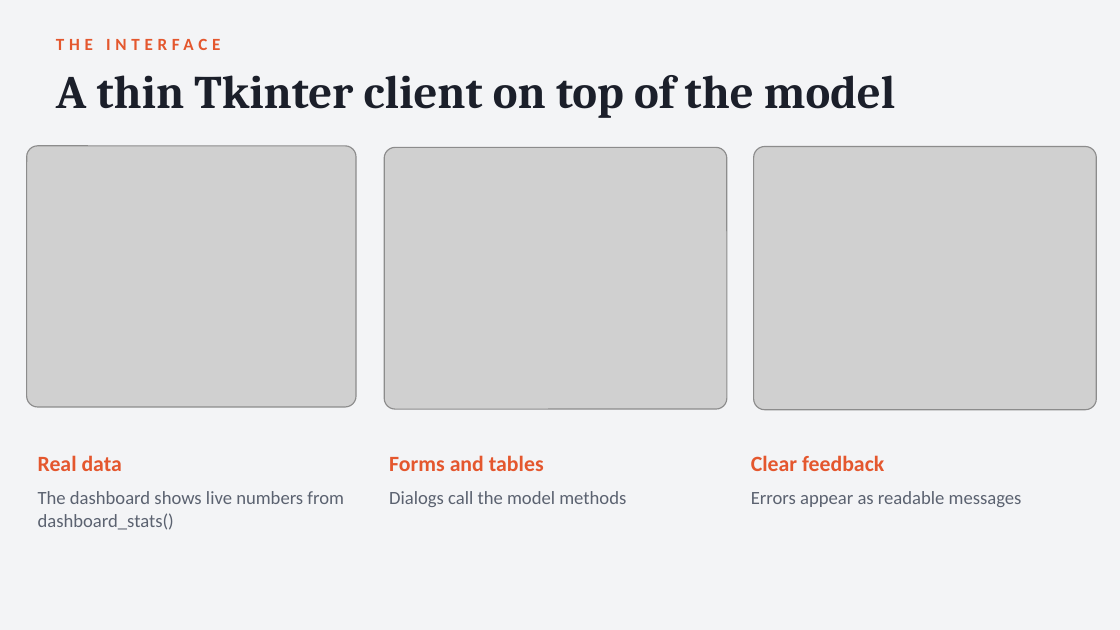
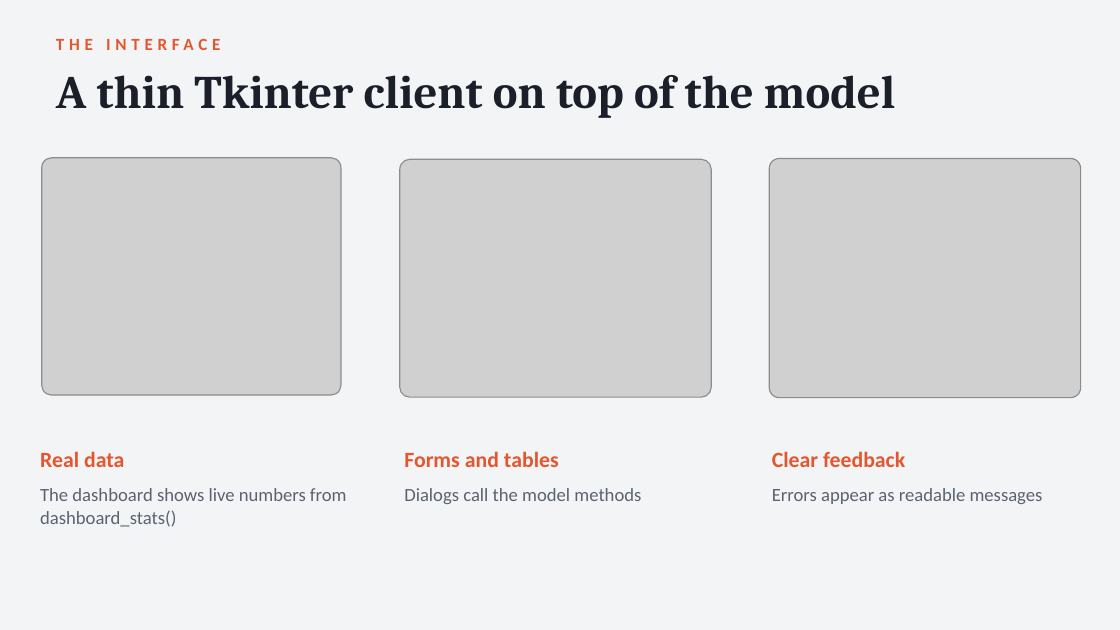
Before and after one commit to bluremains/Restaurant-Management-System, a slide deck: slide 14 of Lilium Restaurant Management System Presentation.pptx. Drawn at 1120x630 pixels with LibreOffice and Linux fonts; fonts in the diff are those of the drawing; grey boxes stand for pictures. Boxes give left, top, right and bottom in pixels: in the first picture for what was removed or moved away, otherwise in the second. Text is boxed around its words. In the diff, an @@ line names an element or a change of style, - is before the commit and + after.

```diff
--- a/Lilium Restaurant Management System Presentation.pptx
+++ b/Lilium Restaurant Management System Presentation.pptx
@@ picture: place and size @@
-picture at box(27, 146, 356, 407)
+picture at box(41, 158, 340, 395)
@@ picture: place and size @@
-picture at box(384, 148, 727, 410)
+picture at box(400, 159, 711, 396)
@@ picture: place and size @@
-picture at box(754, 147, 1096, 410)
+picture at box(769, 159, 1081, 399)
@@ text "Real data": place and size @@
-text "Real data" at box(38, 455, 122, 471)
+text "Real data" at box(40, 451, 124, 467)
@@ text "Forms and tables": place and size @@
-text "Forms and tables" at box(389, 455, 544, 471)
+text "Forms and tables" at box(404, 451, 559, 467)
@@ text "Clear feedback": place and size @@
-text "Clear feedback" at box(751, 455, 884, 471)
+text "Clear feedback" at box(772, 451, 905, 467)
@@ text "Dialogs call the model methods": place and size @@
-text "Dialogs call the model methods" at box(389, 491, 626, 507)
+text "Dialogs call the model methods" at box(404, 488, 641, 504)
@@ text "Errors appear as readable messages": place and size @@
-text "Errors appear as readable messages" at box(751, 491, 1022, 507)
+text "Errors appear as readable messages" at box(772, 488, 1043, 504)
```
